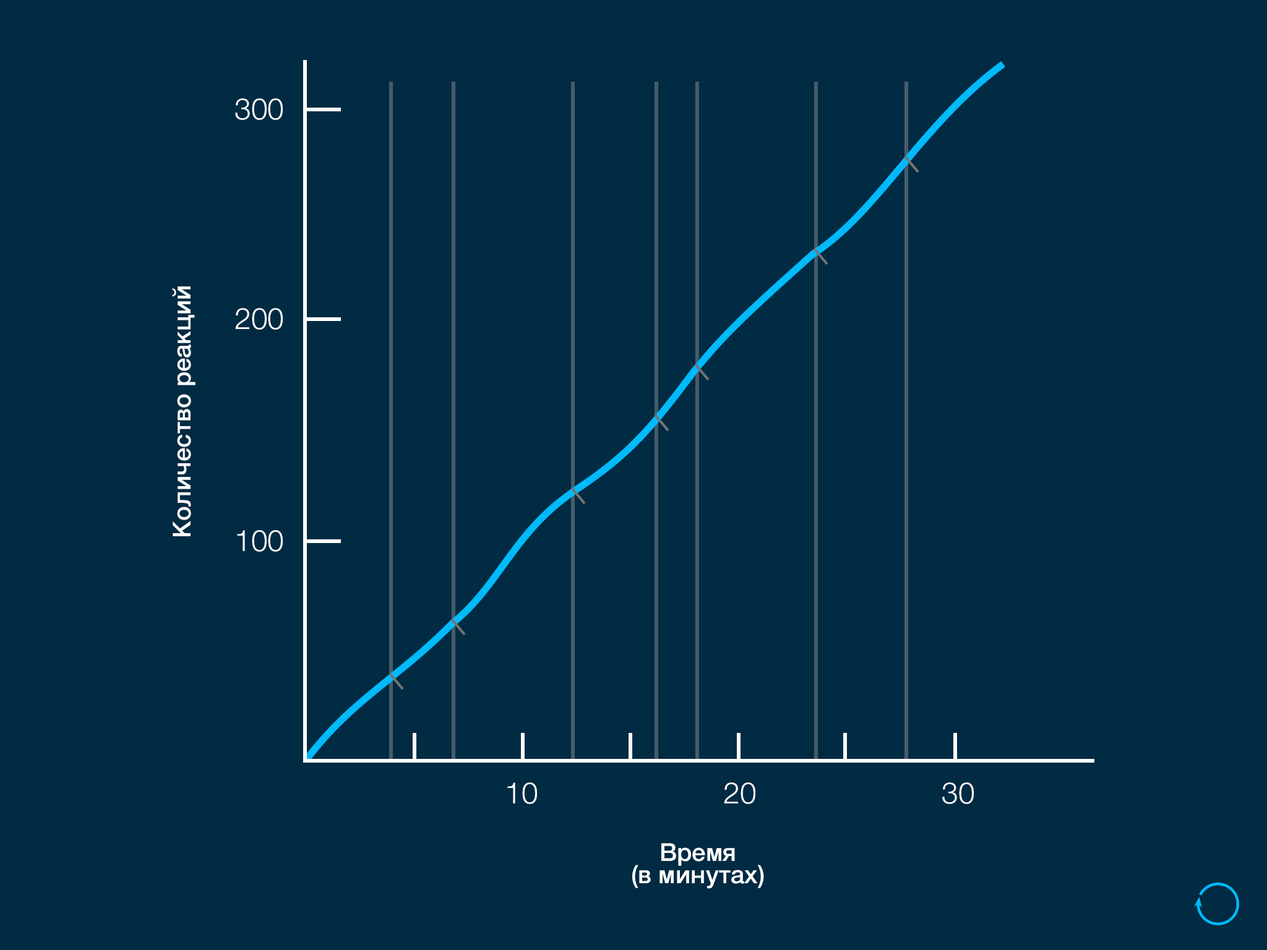
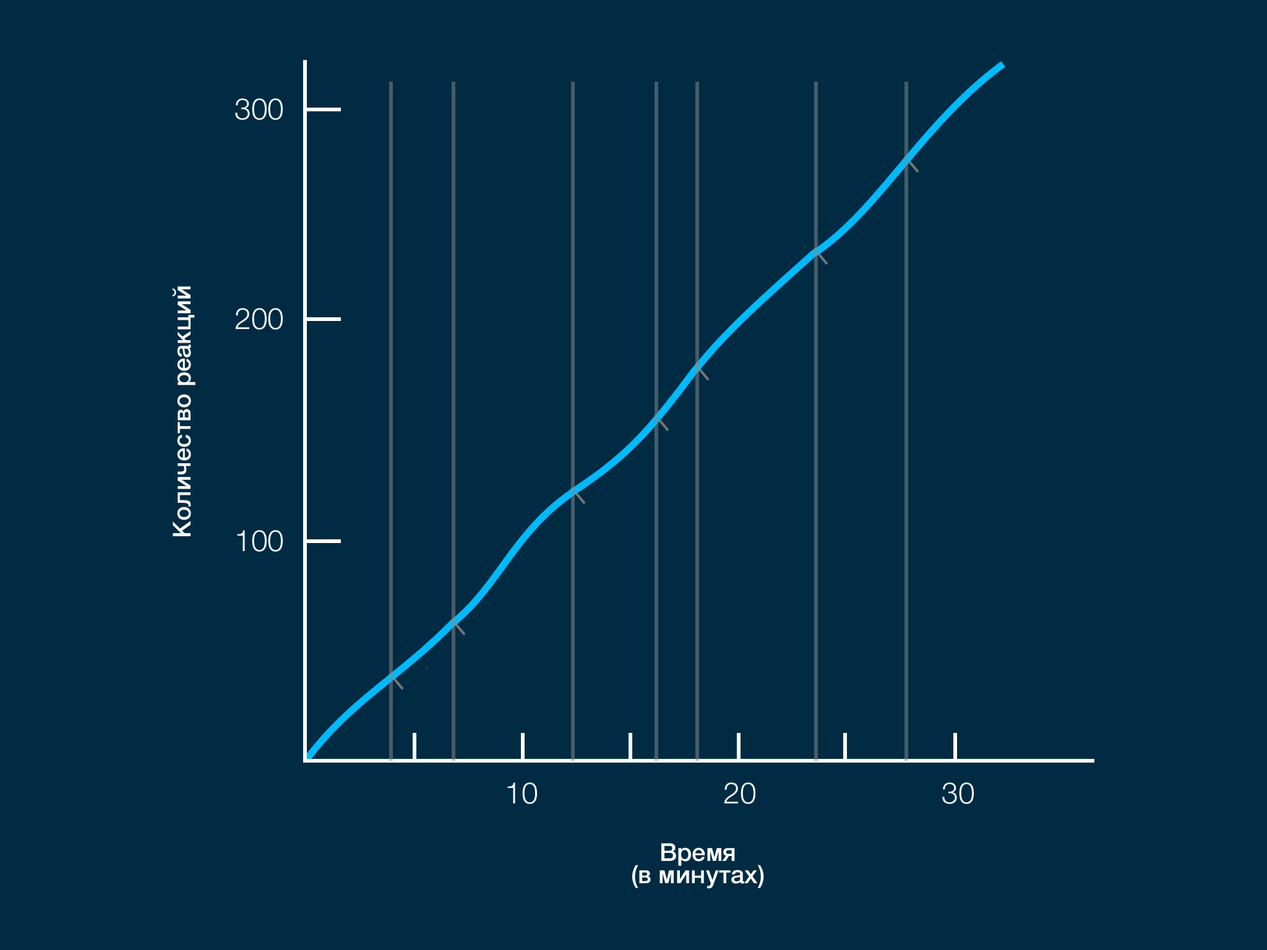
Before/after of a 1267×950 layered artwork. What changed in the layer stack:
removed layer "Shape 10" over [1193, 882, 1239, 926]
renamed "Shape 41" to "#os absolute", moved it above "#os absolute" over [389, 758, 908, 761]
renamed "Ellipse 1 copy 4" to "#curve absolute", moved it above "#str absolute", painted on it, unmasked it over [388, 152, 911, 761]
removed layer "Ellipse 1 copy 3" over [697, 255, 817, 373]
removed layer "Ellipse 1 copy 2" over [572, 371, 699, 497]
removed layer "Ellipse 1 copy" over [454, 495, 574, 626]
removed layer "Ellipse 1" over [388, 625, 456, 761]
renamed "Shape 45 copy 6" to "#shtrih absolute", moved it above "#shtrih absolute" over [388, 672, 396, 684]
renamed "Shape 45" to "#shtrih absolute", moved it above "#shtrih absolute" over [450, 617, 458, 630]
renamed "Shape 45 copy" to "#shtrih absolute", moved it above "#shtrih absolute" over [570, 486, 578, 498]
renamed "Shape 45 copy 5" to "#shtrih absolute", moved it above "#shtrih absolute" over [654, 413, 661, 427]
renamed "Shape 45 copy 2" to "#shtrih absolute", moved it above "#shtrih absolute" over [693, 363, 701, 376]
renamed "Shape 45 copy 3" to "#shtrih absolute", moved it above "#shtrih absolute" over [812, 247, 821, 258]
renamed "Shape 45 copy 4" to "#shtrih absolute", moved it above "Layer 5" over [903, 155, 911, 169]
removed layer "Layer 0" over [171, 98, 1239, 926]
